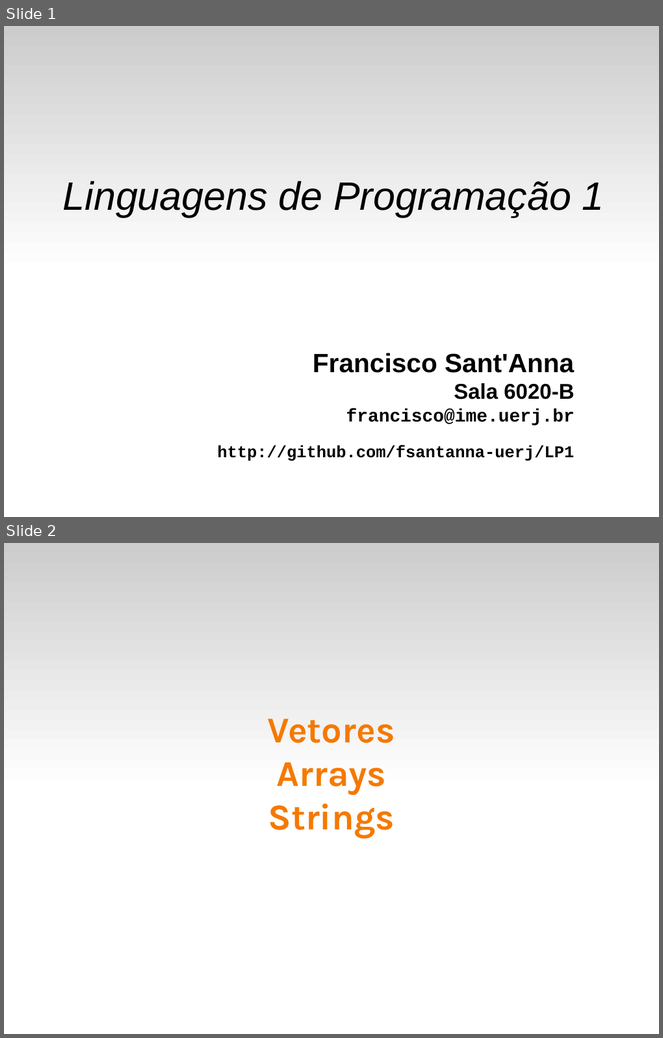
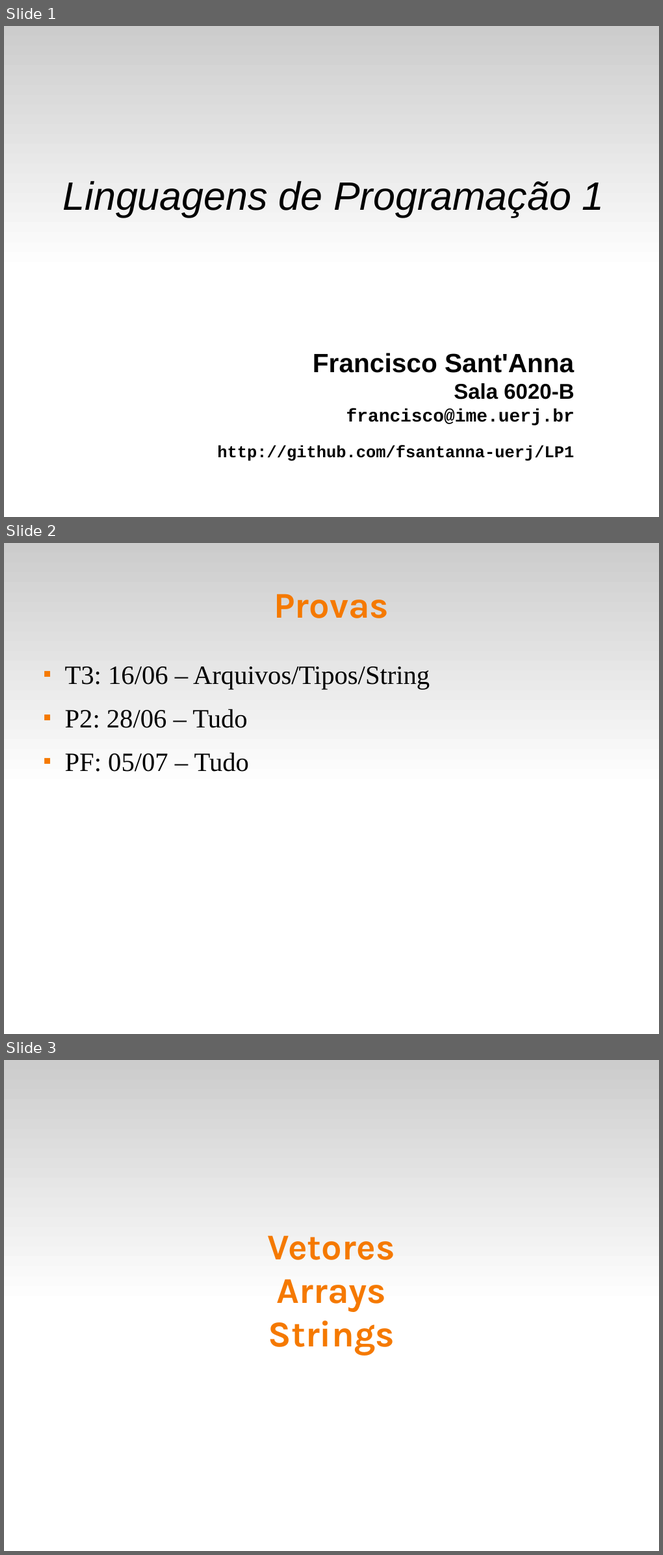
Before and after one commit to fsantanna-uerj/LP1, a slide deck: Slides/lp1-06-vetores.odp. Shown one above the other, each under a label of ours: slides 1 and 2 before the commit, slides 1, 2 and 3 after it. The pictures are 663x1038 and 663x1555 pixels, drawn with LibreOffice and Linux fonts; fonts in the diff are those of the drawing. Boxes give left, top, right and bottom in pixels: in the first picture for what was removed or moved away, otherwise in the second. Text is boxed around its words. In the diff, an @@ line names an element or a change of style, - is before the commit and + after.

```diff
--- a/Slides/lp1-06-vetores.odp
+++ b/Slides/lp1-06-vetores.odp
@@ slide 2 added at box(4, 543, 659, 1034), background #FFFFFF; not listed: 1 template element that a slide beside it also shows @@
@@ title added at box(274, 594, 389, 618), 44 pt, text #F57900, bold @@
+Provas
@@ text added at box(65, 667, 430, 772), 32 pt, text #000000 @@
+■ T3: 16/06 – Arquivos/Tipos/String
+■ P2: 28/06 – Tudo
+■ PF: 05/07 – Tudo
@@ what was slide 2 is now slide 3 @@
```
Also in this commit, not shown: 1 other file.
